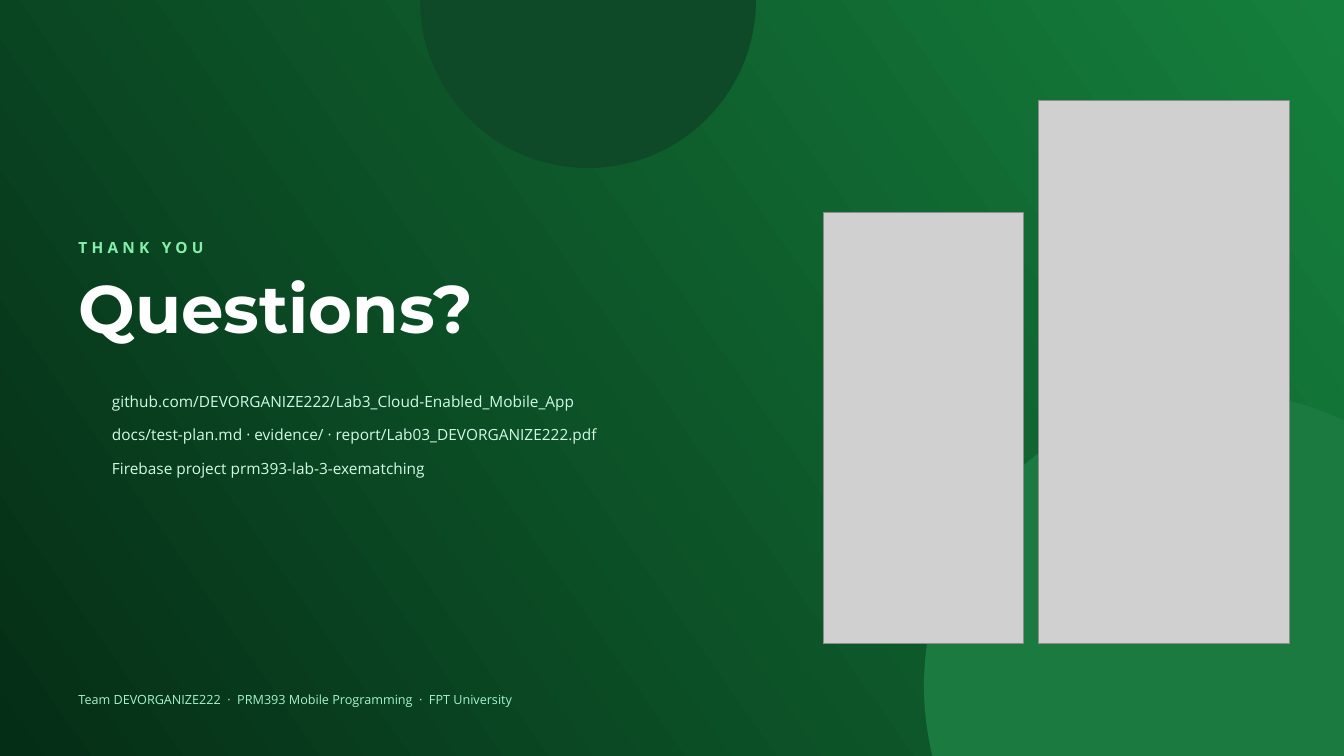
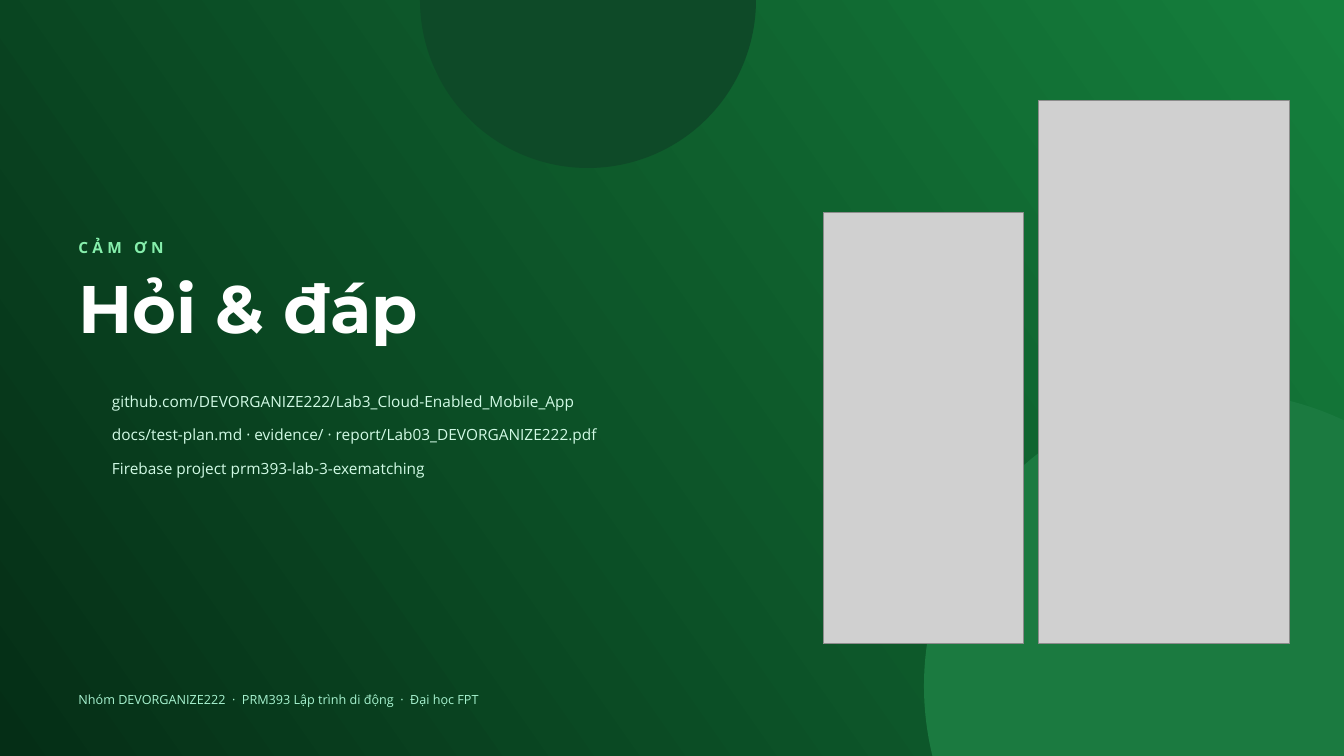
Before and after one commit to DEVORGANIZE222/Lab3_Cloud-Enabled_Mobile_App, a slide deck: slide 17 of slides/Lab03_DEVORGANIZE222_slides.pptx. Drawn at 1344x756 pixels with LibreOffice and Linux fonts; fonts in the diff are those of the drawing; grey boxes stand for pictures; background and template pictures are left out. Boxes give left, top, right and bottom in pixels: in the first picture for what was removed or moved away, otherwise in the second. Text is boxed around its words. In the diff, an @@ line names an element or a change of style, - is before the commit and + after.

```diff
--- a/slides/Lab03_DEVORGANIZE222_slides.pptx
+++ b/slides/Lab03_DEVORGANIZE222_slides.pptx
@@ text at <box>78,239,163,253</box>: text changed @@
-THANK YOU
+CẢM ƠN
@@ text at <box>78,277,418,346</box>: text changed @@
-Questions?
+Hỏi & đáp
@@ text at <box>78,694,478,707</box>: text changed @@
-Team DEVORGANIZE222 · PRM393 Mobile Programming · FPT University
+Nhóm DEVORGANIZE222 · PRM393 Lập trình di động · Đại học FPT
```
Also in this commit, not shown: 14 other slides changed, 2 slides added, 2 slides removed.
